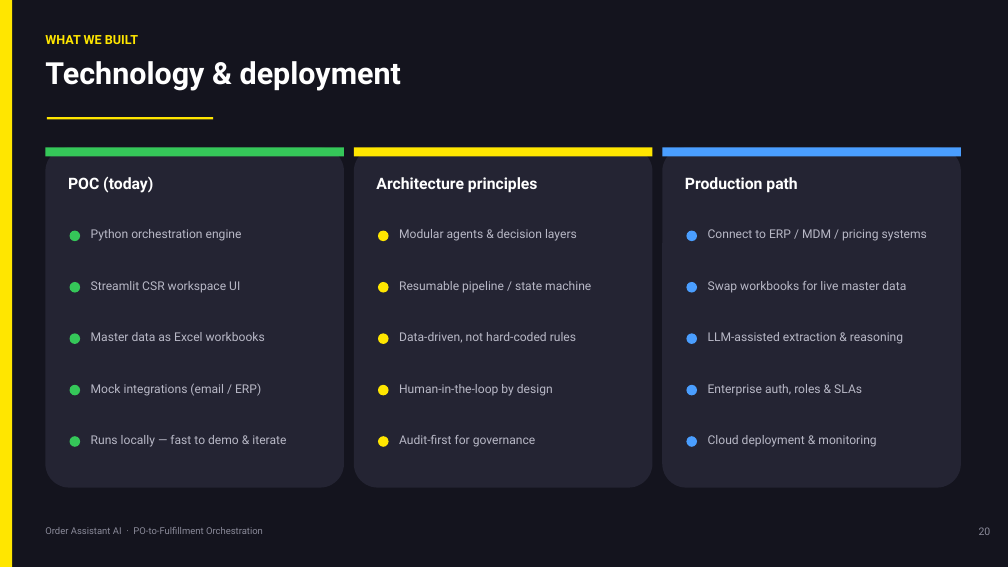
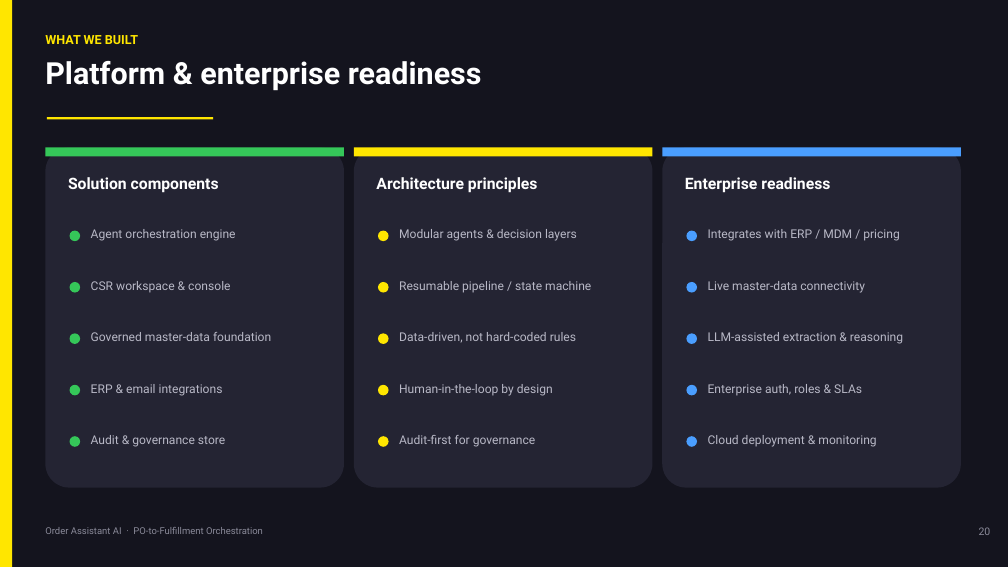
Before and after one commit to sanjayk-ey/pofullfilmentpoc, a slide deck: slide 20 of demo/PO-Fulfillment-Orchestration-Architecture.pptx. Drawn at 1008x567 pixels with LibreOffice and Linux fonts; fonts in the diff are those of the drawing. Boxes give left, top, right and bottom in pixels: in the first picture for what was removed or moved away, otherwise in the second. Text is boxed around its words. In the diff, an @@ line names an element or a change of style, - is before the commit and + after.

```diff
--- a/demo/PO-Fulfillment-Orchestration-Architecture.pptx
+++ b/demo/PO-Fulfillment-Orchestration-Architecture.pptx
@@ text at [45, 61, 482, 91]: text changed @@
-Technology & deployment
+Platform & enterprise readiness
@@ text at [68, 177, 219, 193]: text changed @@
-POC (today)
+Solution components
@@ text at [685, 177, 830, 193]: text changed @@
-Production path
+Enterprise readiness
@@ text at [91, 229, 236, 241]: text changed @@
-Python orchestration engine
+Agent orchestration engine
@@ text at [708, 229, 900, 241]: text changed @@
-Connect to ERP / MDM / pricing systems
+Integrates with ERP / MDM / pricing
@@ text at [91, 281, 230, 293]: text changed @@
-Streamlit CSR workspace UI
+CSR workspace & console
@@ text at [708, 281, 865, 293]: text changed @@
-Swap workbooks for live master data
+Live master-data connectivity
@@ text at [91, 332, 271, 341]: text changed @@
-Master data as Excel workbooks
+Governed master-data foundation
@@ text at [91, 384, 223, 396]: text changed @@
-Mock integrations (email / ERP)
+ERP & email integrations
@@ text at [91, 435, 225, 447]: text changed @@
-Runs locally — fast to demo & iterate
+Audit & governance store
```
Also in this commit, not shown: 8 other slides changed, 1 other file.
